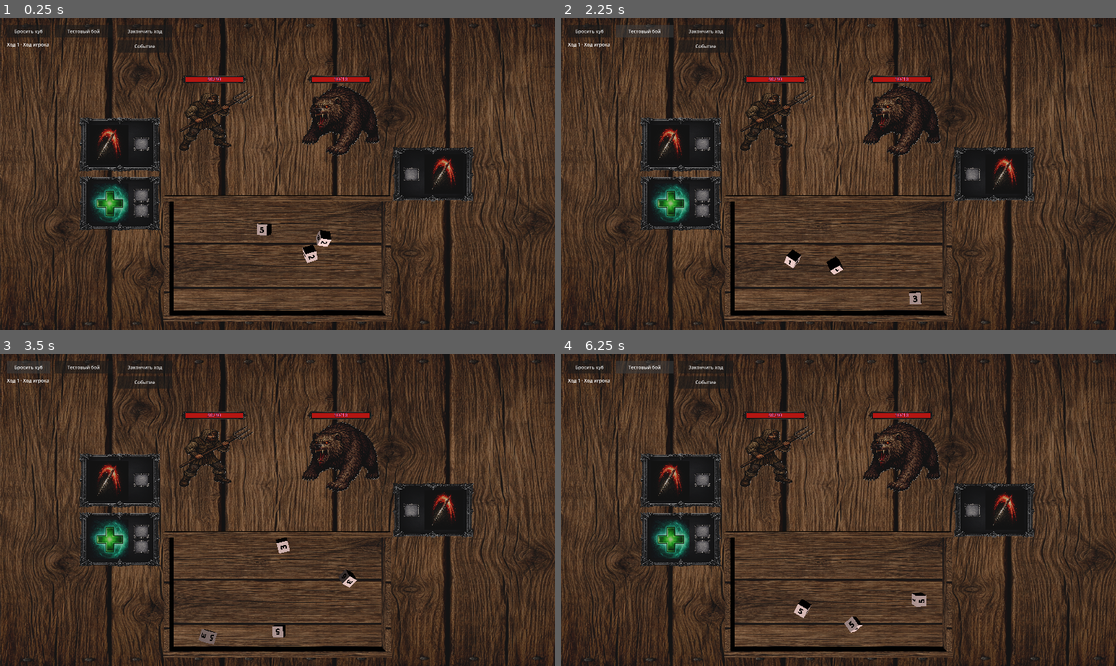
Above: before the commit, frames 1-4 (two rows, left to right).
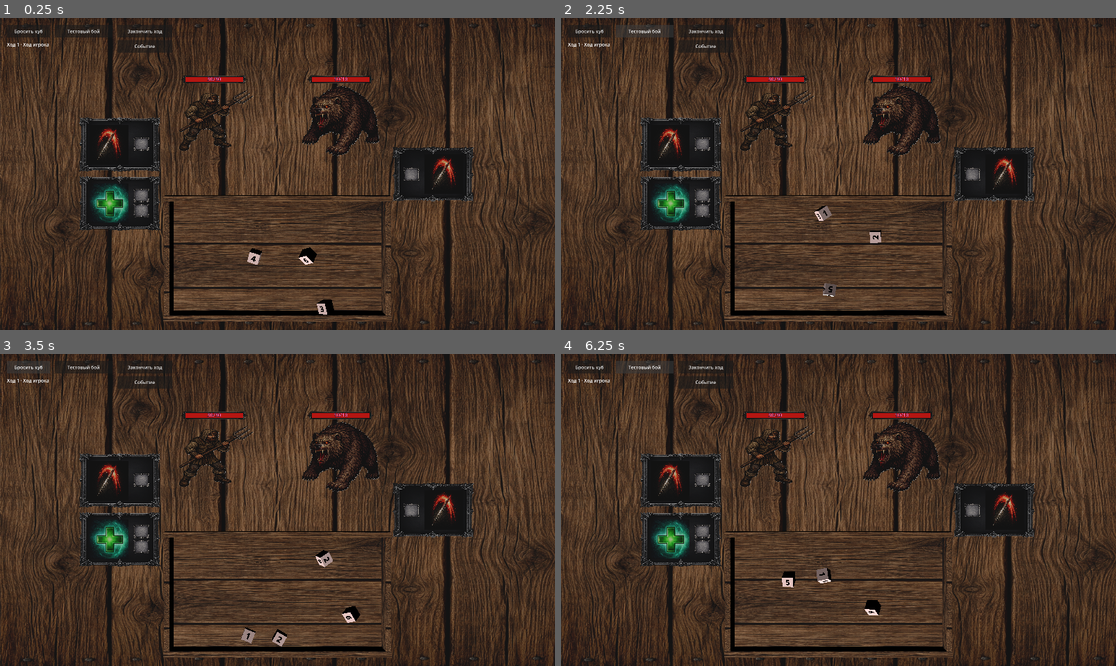
Above: after the commit, the same moments.

Repository: olegbogai-web/dicegame
Game: Godot game, scene res://scenes/new_battle_table.tscn
Two runs of this game, one before a commit and one after it. Both use one fixed random seed, a clock stepped at 60 frames per second and the inputs below. This scene is started directly instead of the project's main scene.
Inputs:
- Up to frame 1 (0.25 s): no input
- Up to frame 2 (2.25 s): click "Событие" at 0.5 s; click "Бросить куб" at 1.25 s; click "Тестовый бой" at 2 s
- Up to frame 3 (3.5 s): click "Бросить куб" at 2.75 s
- Up to frame 4 (6.25 s): click "Тестовый бой" at 3.5 s; click "Закончить ход" at 4.25 s; click "Бросить куб" at 5 s; click "Тестовый бой" at 5.75 s

The runs differ from the first frame. In frame 1, 0.5% of the frame differs, in the area x 44-61%, y 65-96%; in frame 2, 0.6%; in frame 3, 0.7%, in the area x 35-65%, y 58-94%; in frame 4, 0.7%.

Commit message:
Add player-driven global map dice roll flow

Diff:
--- a/content/entities/player.gd
+++ b/content/entities/player.gd
@@ -1,11 +1,14 @@
 extends RefCounted
 class_name Player
+
+const GlobalMapDiceProfile = preload("res://content/global_map/dice/global_map_dice_profile.gd")
 
 var player_id := ""
 var base_stat: PlayerBaseStat
 var current_hp := 0
 var current_armor := 0
 var dice_loadout: Array[DiceDefinition] = []
+var runtime_cube_global_map: GlobalMapDiceProfile
 var ability_loadout: Array[AbilityDefinition] = []
 var run_flags: Dictionary = {}
 var metadata: Dictionary = {}
@@ -30,12 +33,14 @@
 		current_hp = 0
 		current_armor = 0
 		dice_loadout.clear()
+		runtime_cube_global_map = null
 		ability_loadout.clear()
 		run_flags.clear()
 		return
 	current_hp = base_stat.get_resolved_starting_hp()
 	current_armor = base_stat.starting_armor
 	dice_loadout = base_stat.starting_dice.duplicate()
+	runtime_cube_global_map = _clone_global_map_profile(base_stat.base_cube_global_map)
 	ability_loadout = base_stat.starting_abilities.duplicate()
 	run_flags.clear()
 
@@ -60,3 +65,9 @@
 	var previous_hp := current_hp
 	current_hp = mini(current_hp + resolved_amount, base_stat.max_hp)
 	return current_hp - previous_hp
+
+
+func _clone_global_map_profile(profile: GlobalMapDiceProfile) -> GlobalMapDiceProfile:
+	if profile == null:
+		return GlobalMapDiceProfile.new()
+	return profile.duplicate_profile()
--- a/content/entities/player_base_stat.gd
+++ b/content/entities/player_base_stat.gd
@@ -3,6 +3,7 @@
 class_name PlayerBaseStat
 
 const DEFAULT_MAX_HP := 30
+const GlobalMapDiceProfile = preload("res://content/global_map/dice/global_map_dice_profile.gd")
 
 @export_category("Identity")
 @export var player_id := ""
@@ -14,6 +15,7 @@
 @export_range(0, 999, 1) var starting_hp := DEFAULT_MAX_HP
 @export_range(0, 999, 1) var starting_armor := 0
 @export var starting_dice: Array[DiceDefinition] = []
+@export var base_cube_global_map: GlobalMapDiceProfile = GlobalMapDiceProfile.new()
 @export var starting_abilities: Array[AbilityDefinition] = []
 @export var metadata: Dictionary = {}
 
@@ -31,4 +33,6 @@
 	for ability_definition in starting_abilities:
 		if ability_definition == null or not ability_definition.supports_owner(true):
 			return false
+	if base_cube_global_map == null or not base_cube_global_map.is_valid_profile():
+		return false
 	return true
--- /dev/null
+++ b/content/global_map/dice/global_map_dice_factory.gd
@@ -0,0 +1,46 @@
+extends RefCounted
+class_name GlobalMapDiceFactory
+
+const DiceDefinitionScript = preload("res://content/dice/resources/dice_definition.gd")
+const DiceFaceDefinitionScript = preload("res://content/dice/resources/dice_face_definition.gd")
+const GlobalMapDiceProfile = preload("res://content/global_map/dice/global_map_dice_profile.gd")
+
+
+static func build_dice_definitions(profile: GlobalMapDiceProfile) -> Array[DiceDefinition]:
+	var resolved_profile := profile if profile != null else GlobalMapDiceProfile.new()
+	var count := maxi(resolved_profile.dice_count, 0)
+	var definitions: Array[DiceDefinition] = []
+	for index in count:
+		definitions.append(_build_single_definition(resolved_profile, index))
+	return definitions
+
+
+static func _build_single_definition(profile: GlobalMapDiceProfile, index: int) -> DiceDefinition:
+	var definition := DiceDefinitionScript.new()
+	definition.dice_name = "global_map_dice_%d" % index
+	definition.base_color = Color(0.96, 0.96, 0.96, 1.0)
+	definition.texture = profile.dice_skin
+	definition.faces = _build_faces(profile)
+	return definition
+
+
+static func _build_faces(profile: GlobalMapDiceProfile) -> Array[DiceFaceDefinition]:
+	var faces: Array[DiceFaceDefinition] = []
+	for _mob_face_index in maxi(profile.mob_face_count, 0):
+		faces.append(_create_icon_face("mob", profile.mob_face_icon))
+	for _event_face_index in maxi(profile.event_face_count, 0):
+		faces.append(_create_icon_face("event", profile.event_face_icon))
+	while faces.size() < DiceDefinitionScript.FACE_COUNT:
+		faces.append(_create_icon_face("mob", profile.mob_face_icon))
+	if faces.size() > DiceDefinitionScript.FACE_COUNT:
+		faces = faces.slice(0, DiceDefinitionScript.FACE_COUNT)
+	return faces
+
+
+static func _create_icon_face(text_value: String, icon: Texture2D) -> DiceFaceDefinition:
+	var face := DiceFaceDefinitionScript.new()
+	face.text_value = text_value
+	face.content_type = DiceFaceDefinitionScript.ContentType.ICON
+	face.icon = icon
+	face.overlay_tint = Color(1.0, 1.0, 1.0, 1.0)
+	return face
--- /dev/null
+++ b/content/global_map/dice/global_map_dice_profile.gd
@@ -0,0 +1,34 @@
+@tool
+extends Resource
+class_name GlobalMapDiceProfile
+
+const DEFAULT_DICE_COUNT := 2
+const DEFAULT_DICE_SKIN := preload("res://assets/dice_edges/bones_dice_skin.png")
+const DEFAULT_MOB_ICON := preload("res://assets/global_map/swords.png")
+const DEFAULT_EVENT_ICON := preload("res://assets/global_map/question_mark.png")
+
+@export_range(0, 12, 1) var dice_count := DEFAULT_DICE_COUNT
+@export var dice_skin: Texture2D = DEFAULT_DICE_SKIN
+@export var mob_face_icon: Texture2D = DEFAULT_MOB_ICON
+@export var event_face_icon: Texture2D = DEFAULT_EVENT_ICON
+@export_range(0, 6, 1) var mob_face_count := 5
+@export_range(0, 6, 1) var event_face_count := 1
+
+
+func duplicate_profile() -> GlobalMapDiceProfile:
+	var profile := GlobalMapDiceProfile.new()
+	profile.dice_count = dice_count
+	profile.dice_skin = dice_skin
+	profile.mob_face_icon = mob_face_icon
+	profile.event_face_icon = event_face_icon
+	profile.mob_face_count = mob_face_count
+	profile.event_face_count = event_face_count
+	return profile
+
+
+func get_total_face_count() -> int:
+	return maxi(mob_face_count, 0) + maxi(event_face_count, 0)
+
+
+func is_valid_profile() -> bool:
+	return dice_count >= 0 and get_total_face_count() == 6 and mob_face_icon != null and event_face_icon != null
--- /dev/null
+++ b/content/global_map/dice/global_map_dice_roll_service.gd
@@ -0,0 +1,37 @@
+extends RefCounted
+class_name GlobalMapDiceRollService
+
+const Dice = preload("res://content/dice/dice.gd")
+const DiceThrowRequestScript = preload("res://content/dice/dice_throw_request.gd")
+const GlobalMapDiceFactory = preload("res://content/global_map/dice/global_map_dice_factory.gd")
+const GlobalMapDiceProfile = preload("res://content/global_map/dice/global_map_dice_profile.gd")
+const BASE_DICE_SCENE = preload("res://content/resources/base_cube.tscn")
+
+const GLOBAL_MAP_DICE_SIZE_MULTIPLIER := Vector3(0.3333, 0.3333, 0.3333)
+const GLOBAL_MAP_DICE_THROW_HEIGHT_MULTIPLIER := 2.0
+
+
+func throw_global_map_dice(board_controller: BoardController, profile: GlobalMapDiceProfile) -> Array[Dice]:
+	if board_controller == null:
+		return []
+	var definitions := GlobalMapDiceFactory.build_dice_definitions(profile)
+	if definitions.is_empty():
+		return []
+
+	var requests: Array[DiceThrowRequest] = []
+	for definition in definitions:
+		var request := DiceThrowRequestScript.create(BASE_DICE_SCENE)
+		request.extra_size_multiplier = GLOBAL_MAP_DICE_SIZE_MULTIPLIER
+		request.metadata["owner"] = "global_map"
+		request.metadata["definition"] = definition
+		requests.append(request)
+
+	var dice_nodes := board_controller.throw_dice(requests)
+	var spawned_dice: Array[Dice] = []
+	for node in dice_nodes:
+		if not node is Dice:
+			continue
+		var dice := node as Dice
+		dice.linear_velocity.y *= GLOBAL_MAP_DICE_THROW_HEIGHT_MULTIPLIER
+		spawned_dice.append(dice)
+	return spawned_dice
--- a/content/global_map/global_map_room.gd
+++ b/content/global_map/global_map_room.gd
@@ -9,6 +9,7 @@
 @onready var _dash: MeshInstance3D = $dash
 @onready var _dash2: MeshInstance3D = $dash2
 @onready var _dash3: MeshInstance3D = $dash3
+@onready var _board: BoardController = $board
 
 var _flow_orchestrator := GlobalMapFlowOrchestrator.new()
 
@@ -16,7 +17,7 @@
 func _ready() -> void:
 	if _camera != null:
 		_camera.current = true
-	_flow_orchestrator.configure(self, _camera, _hero_icon, _event_icon, [_dash, _dash2, _dash3])
+	_flow_orchestrator.configure(self, _camera, _hero_icon, _event_icon, [_dash, _dash2, _dash3], _board)
 
 
 func _process(delta: float) -> void:
--- a/content/global_map/runtime/global_map_flow_orchestrator.gd
+++ b/content/global_map/runtime/global_map_flow_orchestrator.gd
@@ -5,6 +5,10 @@
 const GlobalMapFadeTransitionPresenter = preload("res://content/global_map/presentation/global_map_fade_transition_presenter.gd")
 const GlobalMapEventIconPresenter = preload("res://content/global_map/presentation/global_map_event_icon_presenter.gd")
 const GlobalMapRuntimeState = preload("res://content/global_map/runtime/global_map_runtime_state.gd")
+const GlobalMapDiceRollService = preload("res://content/global_map/dice/global_map_dice_roll_service.gd")
+const PlayerRuntimeRegistry = preload("res://content/run/player_runtime_registry.gd")
+const Player = preload("res://content/entities/player.gd")
+const PlayerBaseStat = preload("res://content/entities/player_base_stat.gd")
 
 const EVENT_ROOM_SCENE_PATH := "res://scenes/event_room.tscn"
 const HERO_MOVE_SPEED := 4.75
@@ -14,25 +18,29 @@
 var _camera: Camera3D
 var _event_icon: MeshInstance3D
 var _road_nodes: Array[Node3D] = []
+var _board_controller: BoardController
 var _hero_movement := HeroIconMovementController.new()
 var _fade_presenter := GlobalMapFadeTransitionPresenter.new()
 var _event_presenter := GlobalMapEventIconPresenter.new()
+var _dice_roll_service := GlobalMapDiceRollService.new()
 var _state := GlobalMapRuntimeState.new()
 var _path_points: Array[Vector3] = []
 var _path_index := 0
 var _is_event_hovered := false
 
 
-func configure(owner: Node3D, camera: Camera3D, hero_icon: MeshInstance3D, event_icon: MeshInstance3D, road_nodes: Array[Node3D]) -> void:
+func configure(owner: Node3D, camera: Camera3D, hero_icon: MeshInstance3D, event_icon: MeshInstance3D, road_nodes: Array[Node3D], board_controller: BoardController) -> void:
 	_owner = owner
 	_camera = camera
 	_event_icon = event_icon
 	_road_nodes = road_nodes.duplicate()
+	_board_controller = board_controller
 	_hero_movement.configure(hero_icon)
 	_fade_presenter.configure(owner)
 	_event_presenter.configure(event_icon)
 	_build_path_points()
 	_restore_persisted_state()
+	_throw_player_global_map_dice()
 
 
 func process(delta: float) -> void:
@@ -172,3 +180,23 @@
 		"hero_world_position": _hero_movement.get_ground_position(),
 		"road_visibility": dash_visibility,
 	})
+
+
+func _throw_player_global_map_dice() -> void:
+	if _board_controller == null:
+		return
+	var player := _resolve_active_player()
+	if player == null:
+		return
+	_dice_roll_service.throw_global_map_dice(_board_controller, player.runtime_cube_global_map)
+
+
+func _resolve_active_player() -> Player:
+	if PlayerRuntimeRegistry.has_active_player():
+		return PlayerRuntimeRegistry.get_active_player()
+	var fallback_base_stat := PlayerBaseStat.new()
+	fallback_base_stat.player_id = "global_map_fallback_player"
+	fallback_base_stat.display_name = "Global Map Player"
+	var fallback_player := Player.new(fallback_base_stat)
+	PlayerRuntimeRegistry.set_active_player(fallback_player)
+	return fallback_player
--- /dev/null
+++ b/content/run/player_runtime_registry.gd
@@ -0,0 +1,16 @@
+extends RefCounted
+class_name PlayerRuntimeRegistry
+
+static var _active_player: Player
+
+
+static func set_active_player(player: Player) -> void:
+	_active_player = player
+
+
+static func get_active_player() -> Player:
+	return _active_player
+
+
+static func has_active_player() -> bool:
+	return _active_player != null
--- a/scenes/battle_table.gd
+++ b/scenes/battle_table.gd
@@ -6,6 +6,7 @@
 const BattleAbilityRuntime = preload("res://content/combat/runtime/battle_ability_runtime.gd")
 const BattleActivationAnimationRuntime = preload("res://content/combat/runtime/battle_activation_animation_runtime.gd")
 const MonsterTurnRuntime = preload("res://content/monster_ai/monster_turn_runtime.gd")
+const PlayerRuntimeRegistry = preload("res://content/run/player_runtime_registry.gd")
 const BASE_DICE_SCENE = preload("res://content/resources/base_cube.tscn")
 const EVENT_ROOM_SCENE_PATH := "res://scenes/event_room.tscn"
 
@@ -60,11 +61,13 @@
 		configure_from_battle_room(BattleRoomScript.create_test_battle_room())
 	else:
 		_apply_room_data()
-	_initialize_battle_state()
+		_initialize_battle_state()
+	_sync_active_player()
 
 
 func configure_from_battle_room(next_battle_room: BattleRoom) -> void:
 	battle_room_data = next_battle_room
+	_sync_active_player()
 	if is_node_ready():
 		_apply_room_data()
 		_initialize_battle_state()
@@ -989,9 +992,16 @@
 
 
 func _on_event_button_pressed() -> void:
+	_sync_active_player()
 	var result := get_tree().change_scene_to_file(EVENT_ROOM_SCENE_PATH)
 	if result != OK:
 		push_warning("Failed to open event room scene: %s" % EVENT_ROOM_SCENE_PATH)
+
+
+func _sync_active_player() -> void:
+	if battle_room_data == null:
+		return
+	PlayerRuntimeRegistry.set_active_player(battle_room_data.player_instance)
 
 
 func _advance_to_next_turn() -> void:
